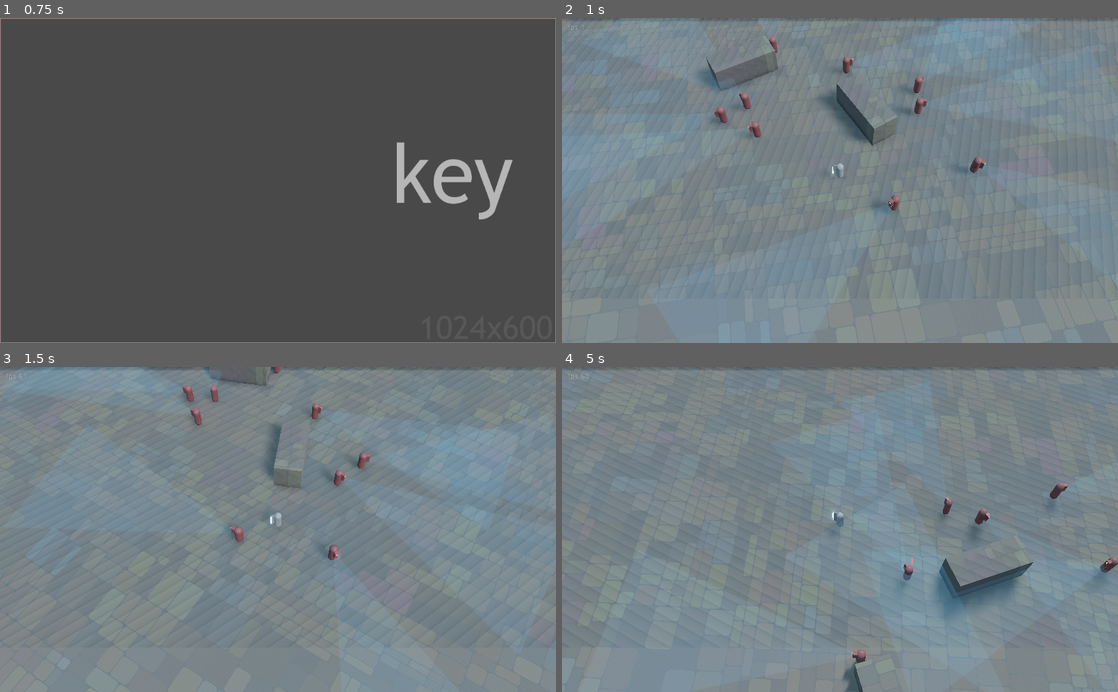
Above: before the commit, frames 1-4 (two rows, left to right).
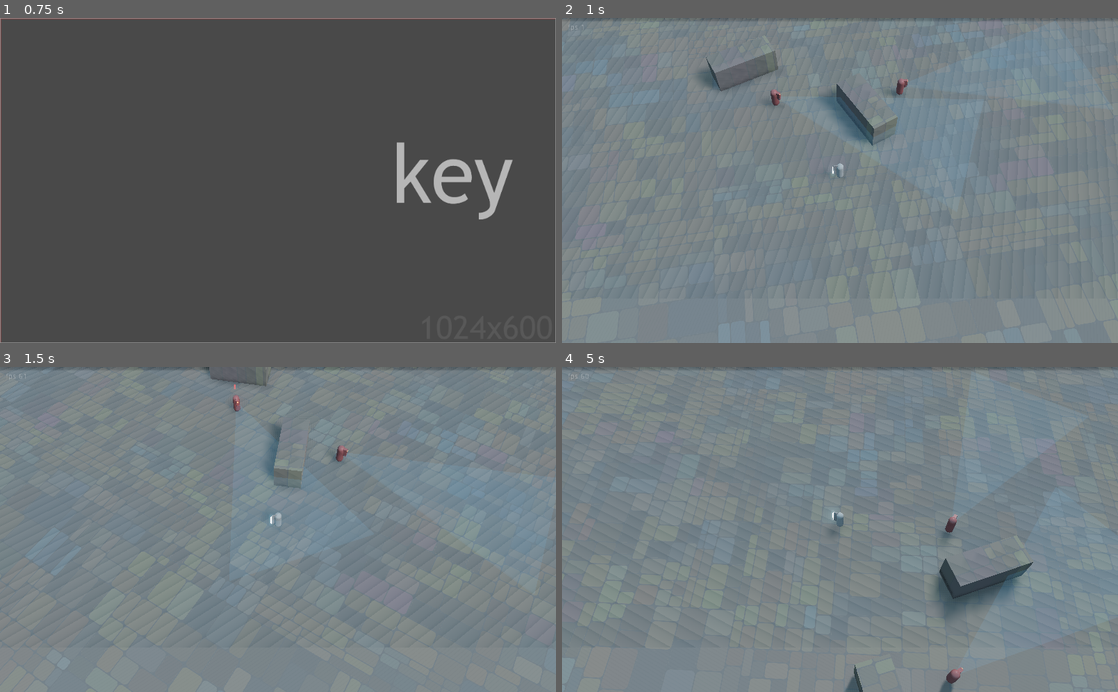
Above: after the commit, the same moments.

Repository: ioxu/key
Game: Godot game, scene res://scenes/splash.tscn
The game is run twice, just before and just after one commit, with the same random seed, the same clock (stepped at 60 frames per second) and the same inputs.
Inputs (mouse positions are in pixels of both pictures, inside the frame that each line leads up to):
- Up to frame 1 (0.75 s): tap Enter at 0.5 s; move the mouse to (400, 164) at 0.52 s; hold D (move_right) from 0.53 s (still down); hold Left (camera_rotate_left) from 0.53 s (still down); click (400, 164) at 0.67 s
- Up to frame 2 (1 s): keep holding D (move_right); keep holding Left (camera_rotate_left); tap Space (jump) at 0.77 s
- Up to frame 3 (1.5 s): move the mouse to (166, 545) at 1.27 s; release D (move_right) at 1.28 s; release Left (camera_rotate_left) at 1.28 s; hold S (move_down) from 1.28 s (still down); tap Right (camera_rotate_right) at 1.35 s
- Up to frame 4 (5 s): tap Space (jump) at 1.52, 3.02, 3.77, 4.52 s; move the mouse to (895, 458) at 2.02 s; release S (move_down) at 2.03 s; hold D (move_right) 2.03-2.78 s; click (895, 458) at 2.1 s; move the mouse to (812, 594) at 2.77 s; hold W (move_up) 2.78-3.53 s; tap Left (camera_rotate_left) at 2.85 s; click (812, 594) at 2.92 s; move the mouse to (1006, 578) at 3.52 s; hold Right (camera_rotate_right) 3.53-4.28 s; hold A (move_left) from 3.53 s (still down); move the mouse to (673, 480) at 4.27 s; click (673, 480) at 4.35 s

Frame 1 is identical in both runs. In frame 2, 2.3% of the frame differs, in the area x 0-82%, y 0-60%; in frame 3, 1.9%; in frame 4, 3.3%, in the area x 50-100%, y 13-100%.

Commit message:
enemy vision raycast

Diff:
--- a/data/enemies/Enemy.gd
+++ b/data/enemies/Enemy.gd
@@ -9,12 +9,13 @@
 
 
 var target = null
+var can_see_target = false
 var direction := Vector3.ZERO
 var initial_movement_speed = movement_speed
 var last_direction := Vector3.ZERO
 var current_vertical_speed := Vector3.ZERO
 var movement := Vector3.ZERO
-var max_turn_rate := deg2rad(300.0)
+var max_turn_rate := deg2rad(450.0)
 var speed := Vector3.ZERO
 var is_airborne : = false
 var gravity := -10.0
@@ -22,7 +23,7 @@
 var age := 0.0
 var accelerate = acceleration
 
-const DO_TRAVEL_PATH = false
+const DO_TRAVEL_PATH = true
 var travel_path = null
 const travel_path_script = preload("res://scripts/travel_path_line.gd")
 
@@ -43,7 +44,7 @@
 	noise.period = 35.0
 	offset = damage_rng.randf() * 100
 
-	if DO_TRAVEL_PATH:
+	if DO_TRAVEL_PATH and active:
 		travel_path = ImmediateGeometry.new()
 		travel_path.set_script(travel_path_script)
 		travel_path.track_object_path = self.get_path()
@@ -51,6 +52,7 @@
 		get_node("/root/").add_child(travel_path)
 
 	$alert_icon.visible = false
+
 
 func bullet_hit(bullet):
 	var damage = damage_rng.randf_range(bullet.damage_range[0], bullet.damage_range[1])
@@ -64,7 +66,15 @@
 		queue_free()
 
 
+func _idle_enter():
+	$vision_raycast.target = null
+	$vision_raycast.stop()
+	$alert_icon.visible = false
+
+
 func _idle(delta):
+	if $vision_raycast.can_see_target:
+		fsm.set_state("attack")
 	# wander about a bit
 	var rot_y = noise.get_noise_1d( age * 25.0 + offset )
 	rot_y = sign(rot_y) * bias(abs(rot_y), 0.25) * 0.2
@@ -80,18 +90,23 @@
 	movement_speed = -1 * spd * 7.5 * delta * 100.0
 
 
+func _attack_enter():
+	$alert_icon.visible = true
+
+
 func _attack(delta):
+	if !$vision_raycast.can_see_target:
+		fsm.set_state("idle")
 	rotate_toward_target(delta)
-	#pass
 
 
 func rotate_toward_target(delta):
 	var to = target.global_transform.origin
 	var look = Vector3(to.x, global_transform.origin.y , to.z)
 	var T=global_transform.looking_at(look, Vector3(0,1,0))
-	global_transform.basis.x = lerp(global_transform.basis.x, T.basis.x, delta * max_turn_rate )
-	global_transform.basis.y = lerp(global_transform.basis.y, T.basis.y, delta * max_turn_rate )
-	global_transform.basis.z = lerp(global_transform.basis.z, T.basis.z, delta * max_turn_rate )
+	global_transform.basis.x = lerp(global_transform.basis.x, T.basis.x, delta * max_turn_rate ).normalized()
+	global_transform.basis.y = lerp(global_transform.basis.y, T.basis.y, delta * max_turn_rate ).normalized()
+	global_transform.basis.z = lerp(global_transform.basis.z, T.basis.z, delta * max_turn_rate ).normalized()
 
 
 func _physics_process(delta):
@@ -115,12 +130,15 @@
 		current_vertical_speed.y = 0.0
 		is_airborne = false
 
+
 func bias(value, b):
 	b = -log2(1.0 - b)
 	return 1.0 - pow(1.0 - pow(value, 1.0/b), b)
 
+
 func log2(value):
 	return log(value) / log(2)
+
 
 func remap_range(value, InputA, InputB, OutputA, OutputB):
 	return(value - InputA) / (InputB - InputA) * (OutputB - OutputA) + OutputA
@@ -144,14 +162,16 @@
 func _on_vision_area_body_entered(body):
 	if body.is_in_group("Player"):
 		print(self, " spotted ", body.get_path(), "!")
-		$statemachine.set_state("attack")
-		$alert_icon.visible = true
 		target = body
+		$vision_raycast.target = body
+		$vision_raycast.start()
+		yield(get_tree().create_timer(.05), "timeout")
+		if $vision_raycast.can_see_target:
+			$statemachine.set_state("attack")
 
 
 func _on_vision_area_body_exited(body):
 	if body.is_in_group("Player"):
 		print(self, " lost sight of ", body.get_path(), "!")
+		target = null
 		$statemachine.set_state("idle")
-		$alert_icon.visible = false
-		target = null
--- a/data/enemies/Enemy.tscn
+++ b/data/enemies/Enemy.tscn
@@ -7,6 +7,7 @@
 [ext_resource path="res://data/enemies/hurt_meter_shadermaterial.tres" type="Material" id=5]
 [ext_resource path="res://data/textures/debug/symbols_16px_exclamation.png" type="Texture" id=6]
 [ext_resource path="res://data/statemachine/enemy/enemyFSM.gd" type="Script" id=7]
+[ext_resource path="res://data/enemies/vision_raycast.gd" type="Script" id=8]
 
 [sub_resource type="CapsuleShape" id=1]
 radius = 0.55
@@ -91,8 +92,19 @@
 [node name="CollisionShape" type="CollisionShape" parent="hurtbox"]
 shape = SubResource( 7 )
 
+[node name="vision_raycast" type="RayCast" parent="."]
+cast_to = Vector3( 0, 0, -15 )
+collision_mask = 3
+collide_with_areas = true
+script = ExtResource( 8 )
+
+[node name="routine_check" type="Timer" parent="vision_raycast"]
+wait_time = 0.05
+
 [node name="vision_area" type="Area" parent="."]
 transform = Transform( -1, 0, -3.25841e-07, 0, 1, 0, 3.25841e-07, 0, -1, 0, 0.538681, 0 )
+collision_layer = 64
+collision_mask = 3
 
 [node name="CollisionPolygon" type="CollisionPolygon" parent="vision_area"]
 transform = Transform( -1.62921e-07, -1, 1.62921e-07, 0, -1.62921e-07, -1, 1, -1.62921e-07, 2.65431e-14, 0, 0, 0 )
@@ -115,5 +127,6 @@
 
 [node name="statemachine" type="Node" parent="."]
 script = ExtResource( 7 )
+[connection signal="timeout" from="vision_raycast/routine_check" to="vision_raycast" method="_on_routine_check_timeout"]
 [connection signal="body_entered" from="vision_area" to="." method="_on_vision_area_body_entered"]
 [connection signal="body_exited" from="vision_area" to="." method="_on_vision_area_body_exited"]
--- /dev/null
+++ b/data/enemies/vision_raycast.gd
@@ -0,0 +1,57 @@
+extends RayCast
+
+var target = null
+
+onready var timer = $routine_check
+
+var running = false
+var from := Vector3.ZERO
+var to := Vector3.ZERO
+
+var can_see_target = false
+
+
+func _ready():
+	if !running:
+		stop()
+	exclude_parent = true
+
+
+func _is_target_visible():
+	if target:
+		from = get_owner().global_transform.origin
+		to = target.global_transform.origin
+		to = Vector3(to.x, from.y, to.z)
+		cast_to = to_local(to).normalized() * 15.0
+		if is_colliding():
+			var collider = get_collider()
+			if collider.is_in_group("Player"):
+				print("raycast can see")
+				#$MeshInstance.transform.origin = to_local(get_collision_point())
+				can_see_target = true
+			else:
+				#$MeshInstance.transform.origin = Vector3.ZERO
+				can_see_target = false
+
+
+func start():
+	_is_target_visible()
+	timer.start()
+	running = true
+	enabled = true
+
+
+
+func stop():
+	timer.stop()
+	running = false
+	enabled = false
+	#$MeshInstance.transform.origin = Vector3.ZERO
+	can_see_target = false
+
+
+func _on_routine_check_timeout():
+	#can_see_target = _is_target_visible()
+	_is_target_visible()
+	if !running:
+		stop()
--- a/data/statemachine/enemy/enemyFSM.gd
+++ b/data/statemachine/enemy/enemyFSM.gd
@@ -22,17 +22,19 @@
 
 
 func _enter_state(new_state, old_state):
-	print("_enter_state ", new_state, " ", old_state)
+	print("_enter_state ", new_state)
 	match new_state:
 		"idle":
 			print("  entering idle")
+			parent._idle_enter()
 		"attack":
 			print("  entering attack")
+			parent._attack_enter()
 
 func _exit_state(old_state, new_state):
-	print("_exit_state ", new_state, " ", old_state)
+	print("_exit_state ", old_state)
 	match new_state:
 		"idle":
+			print("  exiting attack")
+		"attack":
 			print("  exiting idle")
-		"attack":
-			print("  exiting attack")
--- a/project.godot
+++ b/project.godot
@@ -123,6 +123,7 @@
 3d_physics/layer_4="player_offense"
 3d_physics/layer_5="enemy_offense"
 3d_physics/layer_6="enemy_hurtbox"
+3d_physics/layer_7="enemy_vision_area"
 
 [physics]
 
--- a/scenes/level.tscn
+++ b/scenes/level.tscn
@@ -57,6 +57,7 @@
 
 [node name="MeshInstance" type="MeshInstance" parent="level"]
 transform = Transform( 0.924146, 0, 0.382038, 0, 1, 0, -0.382038, 0, 0.924146, -4.49112, 0.99263, -3.46241 )
+layers = 2
 mesh = SubResource( 3 )
 material/0 = ExtResource( 1 )
 
@@ -70,6 +71,7 @@
 
 [node name="MeshInstance2" type="MeshInstance" parent="level"]
 transform = Transform( -0.34202, 0, 0.939692, 0, 1, 0, -0.939692, 0, -0.34202, -10.6895, 0.99263, 5.30861 )
+layers = 2
 mesh = SubResource( 3 )
 material/0 = ExtResource( 1 )
 
@@ -108,28 +110,42 @@
 environment = SubResource( 6 )
 
 [node name="Enemy2" parent="." instance=ExtResource( 4 )]
-transform = Transform( 1, 0, 0, 0, 1, 0, 0, 0, 1, -9.3253, 1.18355, -2.84404 )
+transform = Transform( 1, 0, 0, 0, 1, 0, 0, 0, 1, -6.37104, 1.18355, -6.571 )
 
 [node name="Enemy3" parent="." instance=ExtResource( 4 )]
-transform = Transform( 0.0339052, 0, 0.999425, 0, 1, 0, -0.999425, 0, 0.0339052, -12.5604, 1.18355, 2.78339 )
+transform = Transform( 0.85879, 0, -0.512328, 0, 1, 0, 0.512328, 0, 0.85879, -6.81125, 1.18355, 3.10482 )
 
 [node name="Enemy4" parent="." instance=ExtResource( 4 )]
 transform = Transform( -0.988788, 0, -0.149328, 0, 1, 0, 0.149328, 0, -0.988788, -5.73695, 1.18355, 7.08563 )
+visible = false
+active = false
 
 [node name="Enemy5" parent="." instance=ExtResource( 4 )]
 transform = Transform( -0.628574, 0, 0.777749, 0, 1, 0, -0.777749, 0, -0.628574, -6.79825, 1.18355, 5.29928 )
+visible = false
+active = false
 
 [node name="Enemy" parent="." instance=ExtResource( 4 )]
 transform = Transform( -0.926081, 0, -0.377324, 0, 1, 0, 0.377324, 0, -0.926081, -3.98824, 1.35873, 4.62226 )
+visible = false
+active = false
 
 [node name="Enemy6" parent="." instance=ExtResource( 4 )]
 transform = Transform( -0.675693, 0, -0.737183, 0, 1, 0, 0.737183, 0, -0.675693, 3.46948, 1.18355, -3.85347 )
+visible = false
+active = false
 
 [node name="Enemy7" parent="." instance=ExtResource( 4 )]
 transform = Transform( 0.71385, 0, -0.700299, 0, 1, 0, 0.700299, 0, 0.71385, 1.50697, 1.18355, -10.0407 )
+visible = false
+active = false
 
 [node name="Enemy8" parent="." instance=ExtResource( 4 )]
 transform = Transform( 0.558035, 0, 0.829817, 0, 1, 0, -0.829817, 0, 0.558035, -6.27513, 1.18355, -7.91761 )
+visible = false
+active = false
 
 [node name="Enemy9" parent="." instance=ExtResource( 4 )]
 transform = Transform( 0.998067, 0, -0.0621459, 0, 1, 0, 0.0621459, 0, 0.998067, -4.24115, 1.18355, -7.49295 )
+visible = false
+active = false
--- a/scenes/player/player.tscn
+++ b/scenes/player/player.tscn
@@ -59,6 +59,7 @@
 CameraPath = NodePath("../camera_root/camera_base/camera_tilt/camera_boom/Camera")
 CameraRootPath = NodePath("../camera_root")
 MeshInstancePath = NodePath("../MeshInstance")
+min_zoom = 80.0
 
 [node name="RayCast" type="RayCast" parent="."]
 collision_mask = 2
@@ -80,6 +81,7 @@
 [node name="Camera" type="Camera" parent="camera_root/camera_base/camera_tilt/camera_boom"]
 current = true
 fov = 42.0
+far = 300.0
 
 [node name="motion_blur" type="MeshInstance" parent="camera_root/camera_base/camera_tilt/camera_boom/Camera"]
 transform = Transform( 1, 0, 0, 0, 1, 1.49012e-07, 0, 0, 1, 0, 0, -1.05979 )
Not shown: 1 places in data/enemies/Enemy.tscn that only renumber resources
